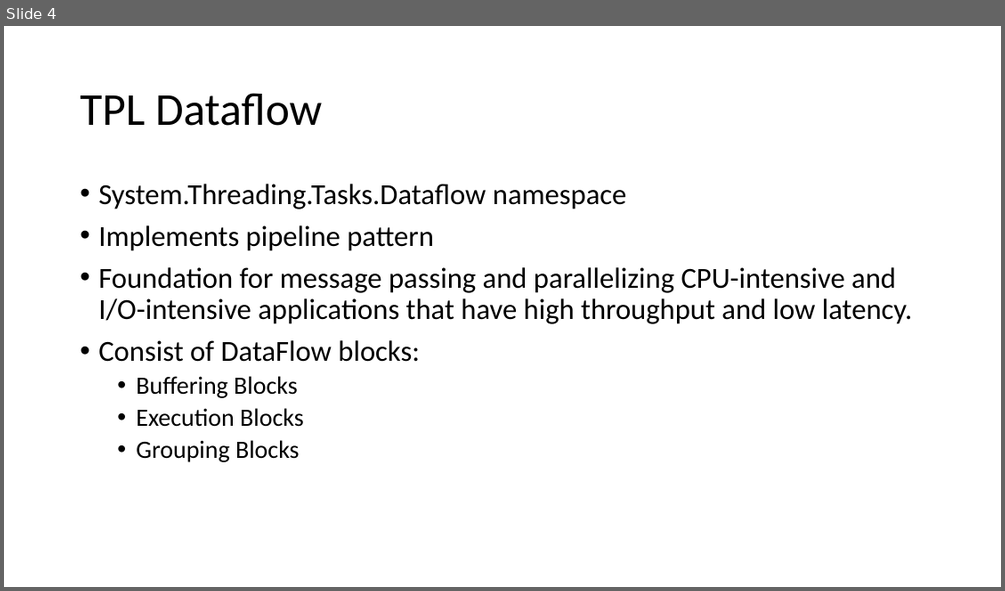
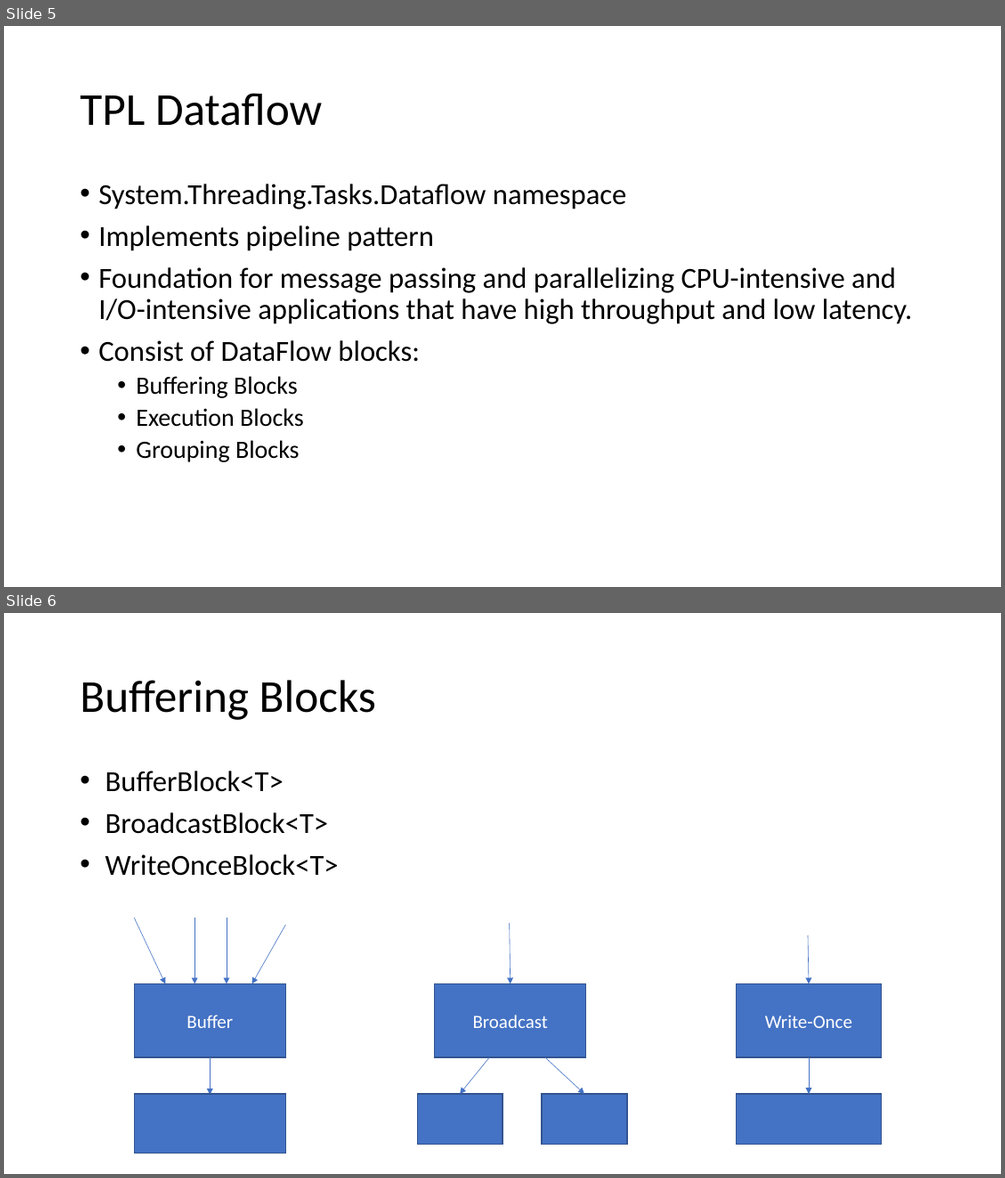
Before and after one commit to jandeu/tpl-dataflow-samples, a slide deck: Presentation.pptx. Shown one above the other, each under a label of ours: slide 4 before the commit, slides 5 and 6 after it. The pictures are 1005x591 and 1005x1178 pixels, drawn with LibreOffice and Linux fonts; fonts in the diff are those of the drawing. Boxes give left, top, right and bottom in pixels: in the first picture for what was removed or moved away, otherwise in the second. Text is boxed around its words. In the diff, an @@ line names an element or a change of style, - is before the commit and + after.

```diff
--- a/Presentation.pptx
+++ b/Presentation.pptx
@@ slide 6 added at (x1=4, y1=613, x2=1001, y2=1174), background #FFFFFF @@
@@ title added at (x1=80, y1=680, x2=376, y2=720), 44 pt, text #000000 @@
+Buffering Blocks
@@ text added at (x1=105, y1=771, x2=339, y2=876), 28 pt, text #000000 @@
+• BufferBlock<T>
+• BroadcastBlock<T>
+• WriteOnceBlock<T>
@@ arrow added from (134, 918) to (165, 984), #4472C4 0.5 pt @@
@@ arrow added from (194, 918) to (194, 984), #4472C4 0.5 pt @@
@@ arrow added from (226, 918) to (226, 984), #4472C4 0.5 pt @@
@@ arrow added from (286, 925) to (252, 984), #4472C4 0.5 pt @@
@@ arrow added from (510, 923) to (510, 984), #4472C4 0.5 pt @@
@@ arrow added from (808, 935) to (809, 984), #4472C4 0.5 pt @@
@@ rectangle added at (x1=134, y1=984, x2=285, y2=1057), fill #4472C4, outline #325491 1 pt, 18 pt, text #FFFFFF @@
+Buffer
@@ rectangle added at (x1=435, y1=984, x2=586, y2=1057), fill #4472C4, outline #325491 1 pt, 18 pt, text #FFFFFF @@
+Broadcast
@@ rectangle added at (x1=736, y1=984, x2=882, y2=1057), fill #4472C4, outline #325491 1 pt, 18 pt, text #FFFFFF @@
+Write-Once
@@ arrow added from (210, 1057) to (210, 1094), #4472C4 0.5 pt @@
@@ arrow added from (489, 1057) to (461, 1094), #4472C4 0.5 pt @@
@@ arrow added from (545, 1057) to (584, 1094), #4472C4 0.5 pt @@
@@ arrow added from (809, 1057) to (809, 1094), #4472C4 0.5 pt @@
@@ rectangle added at (x1=134, y1=1094, x2=285, y2=1153), fill #4472C4, outline #325491 1 pt @@
@@ rectangle added at (x1=418, y1=1094, x2=502, y2=1144), fill #4472C4, outline #325491 1 pt @@
@@ rectangle added at (x1=542, y1=1094, x2=627, y2=1144), fill #4472C4, outline #325491 1 pt @@
@@ rectangle added at (x1=736, y1=1094, x2=882, y2=1144), fill #4472C4, outline #325491 1 pt @@
@@ what was slide 4 is now slide 5 @@
```
Also in this commit, not shown: 1 slide changed, 5 other slides added, 1 other file.
